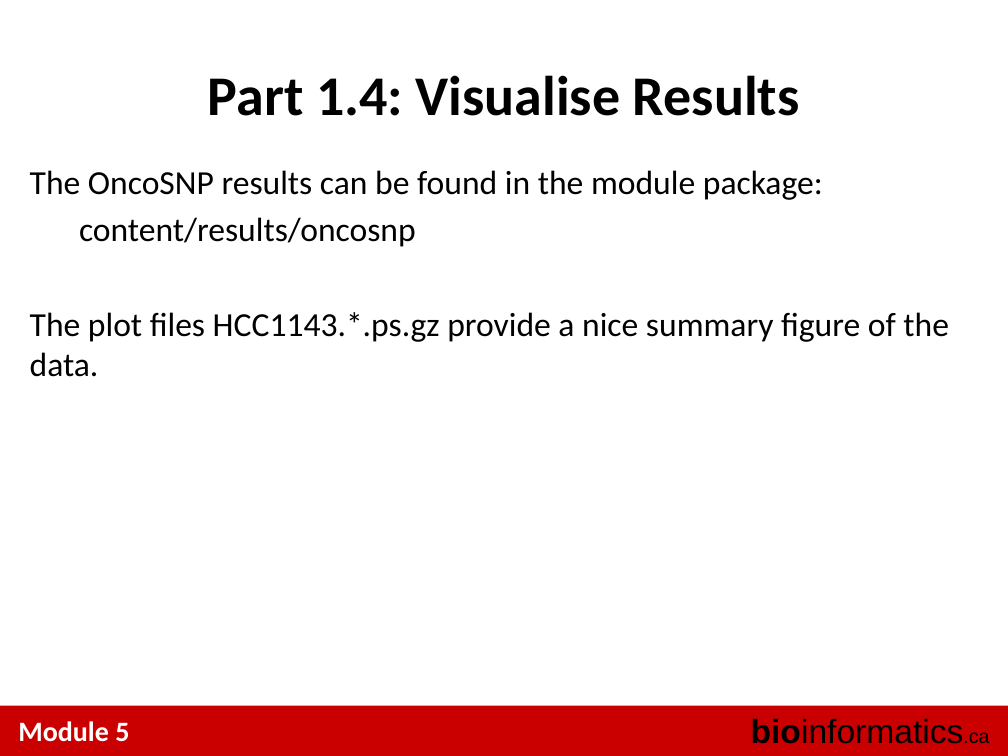
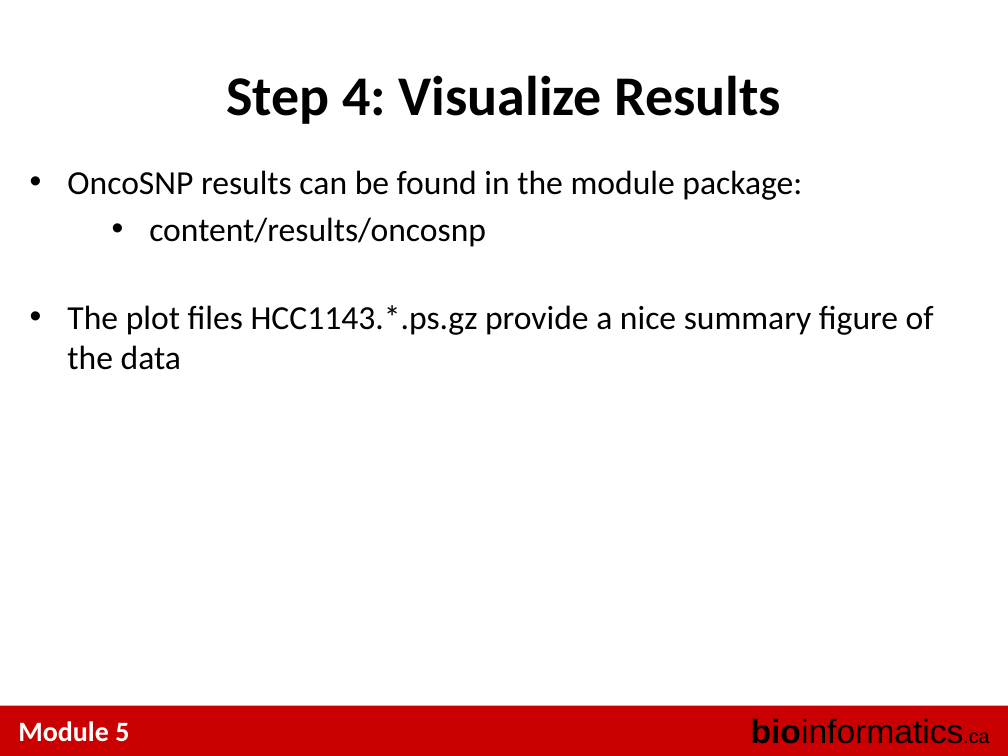
Before and after one commit to tinyheero/BICG-2016, a slide deck: slide 15 of copy_number/content/BiCG_2014_Module5_Lab_shah.ppt (slide 23 before the commit). Drawn at 1008x756 pixels with LibreOffice and Linux fonts; fonts in the diff are those of the drawing. Boxes give left, top, right and bottom in pixels: in the first picture for what was removed or moved away, otherwise in the second. Text is boxed around its words. In the diff, an @@ line names an element or a change of style, - is before the commit and + after.

```diff
--- a/copy_number/content/BiCG_2014_Module5_Lab_shah.ppt
+++ b/copy_number/content/BiCG_2014_Module5_Lab_shah.ppt
@@ text at box(226, 75, 781, 124): text changed @@
-Part 1.4: Visualise Results
+Step 4: Visualize Results
@@ text at box(67, 170, 802, 200): text changed @@
-The OncoSNP results can be found in the module package:
+• OncoSNP results can be found in the module package:
@@ text at box(149, 217, 486, 247): bullet none to •; list level 1 to 2 in "content/results/oncosnp" @@
@@ text at box(67, 305, 934, 370): text changed @@
-The plot files HCC1143.*.ps.gz provide a nice summary figure of the data.
+• The plot files HCC1143.*.ps.gz provide a nice summary figure of the data
```
Also in this commit, not shown: 13 other slides changed, 5 slides added, 18 slides removed.
